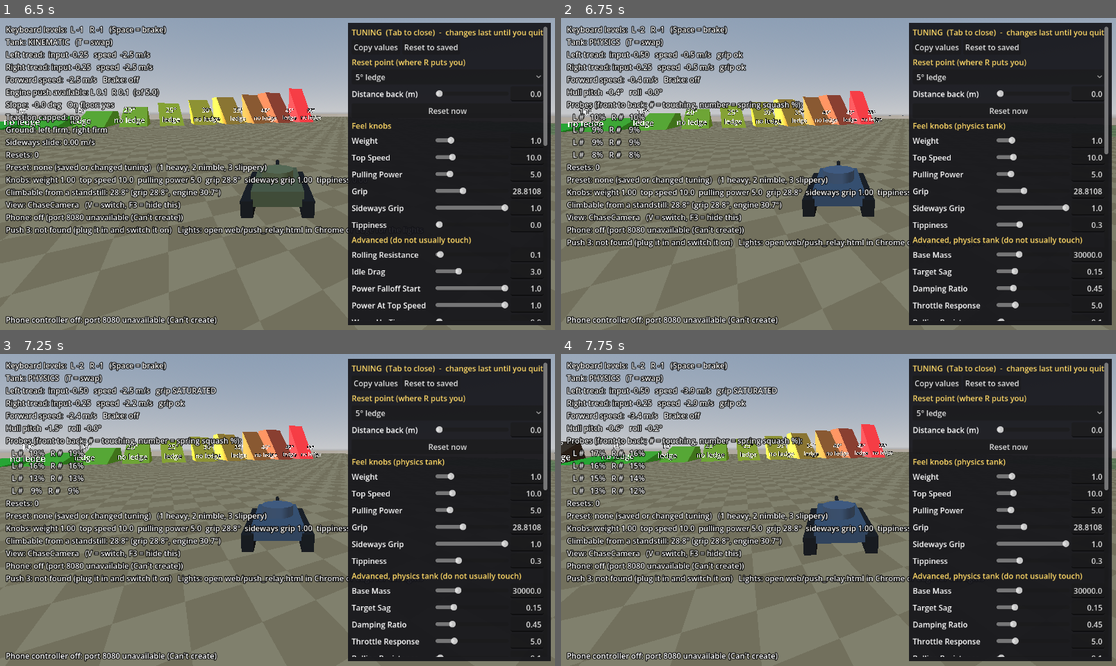
Above: before the commit, frames 1-4 (two rows, left to right).
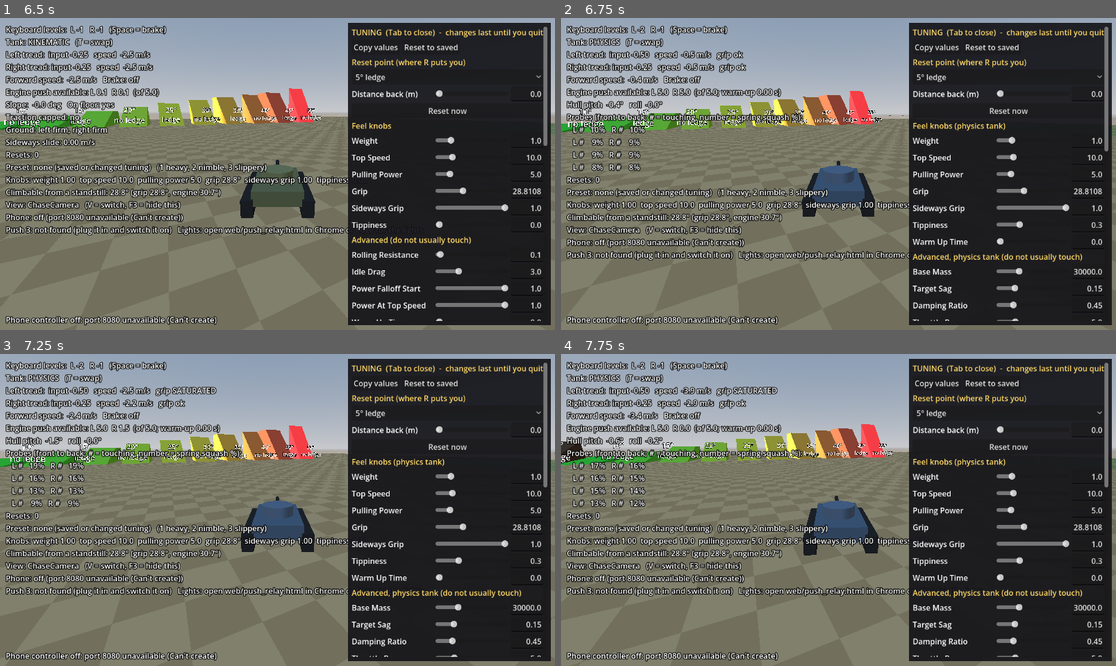
Above: after the commit, the same moments.

Repository: Kickpunch3r/tank-game
Game: Godot game, scene res://scenes/test_course.tscn
Two runs of this game, one before a commit and one after it. Both use one fixed random seed, a clock stepped at 60 frames per second and the inputs below.
Inputs (mouse positions are in pixels of both pictures, inside the frame that each line leads up to):
- Up to frame 1 (6.5 s): move the mouse to (399, 158) at 0.52 s; hold Down (driver_right_back) 0.53-1.25 s; hold Space (driver_all_stop) 0.53-1.25 s; click (399, 158) at 0.67 s; drag from (166, 189) to (249, 236) at 1.27 s; tap Enter at 2 s; move the mouse to (333, 105) at 2.02 s; hold Down (driver_right_back) 2.03-2.75 s; hold Tab (tuning_panel_toggle) 2.03-2.75 s; click "Level start" at 2.75 s; click "Level start" at 3.5 s; drag from (249, 236) to (111, 127) at 4.27 s; move the mouse to (444, 220) at 5.02 s; hold S (driver_left_back) 5.03-5.75 s; tap Z at 5.1 s; drag from (111, 127) to (194, 96) at 5.77 s
- Up to frame 2 (6.75 s): move the mouse to (866, 174) at 6.52 s; hold S (driver_left_back) from 6.53 s (still down); hold T (tank_swap) from 6.53 s (still down); click (866, 174) at 6.67 s
- Up to frame 3 (7.25 s): keep holding S (driver_left_back); keep holding T (tank_swap)
- Up to frame 4 (7.75 s): release S (driver_left_back) at 7.25 s; release T (tank_swap) at 7.25 s; drag from (755, 432) to (727, 525) at 7.27 s

Frame 1 is identical in both runs. In frame 2, 10% of the frame differs, in the area x 0-99%, y 22-98%; in frame 3, 10%; in frame 4, 10%.

Commit message:
Physics tank: warm_up_time as a feel knob
Each tread's push builds up over warm_up_time when more power is asked
for (same rule as the kinematic tank); never delays the brake. In the
physics feel knobs and the Tab panel, default off. F3 shows each tread's
available push. 3 new tests (207 total).

Co-Authored-By: Claude Opus 5.5 <noreply@anthropic.com>

Diff:
--- a/scripts/physics_tank.gd
+++ b/scripts/physics_tank.gd
@@ -47,6 +47,10 @@
 ## True if a tread wanted more push (or sideways hold) than its grip allowed.
 var left_grip_saturated: bool = false
 var right_grip_saturated: bool = false
+
+## How hard each tread's engine can push right now (left, right), in m/s per
+## second: climbs over warm_up_time when more power is asked for.
+var engine_output: Array[float] = [0.0, 0.0]
 
 var _probes: Array[RayCast3D] = []
 var _spawn_transform: Transform3D
@@ -137,8 +141,8 @@
 	right_tread_speed = _tread_speed(1.0, centre)
 	forward_speed = linear_velocity.dot(forward)
 	var tread_accel: Array[float] = [
-		_tread_accel(driver_station.left_tread, left_tread_speed, forward, gravity, delta),
-		_tread_accel(driver_station.right_tread, right_tread_speed, forward, gravity, delta),
+		_tread_accel(0, driver_station.left_tread, left_tread_speed, forward, gravity, delta),
+		_tread_accel(1, driver_station.right_tread, right_tread_speed, forward, gravity, delta),
 	]
 	var saturated: Array[bool] = [false, false]
 	var sideways_rate: float = tuning.sideways_rate()
@@ -174,7 +178,7 @@
 ## How hard one tread wants to push, in m/s per second (for its half of the
 ## mass). The same three states as the kinematic tank's treads:
 ## braking (brake held), idling (lever at 0) and driving.
-func _tread_accel(lever: float, speed: float, forward: Vector3, gravity: Vector3, delta: float) -> float:
+func _tread_accel(tread: int, lever: float, speed: float, forward: Vector3, gravity: Vector3, delta: float) -> float:
 	var strongest: float = tuning.max_drive_accel()
 	# Gravity's pull along the tank (negative = pulling it backwards, uphill).
 	var gravity_along: float = gravity.dot(forward)
@@ -184,6 +188,11 @@
 		# Chase the target speed, and hold against gravity (so the brake holds
 		# the tank on slopes and the push fades as the treads reach top speed).
 		accel = clampf((target - speed) * tuning.throttle_response - gravity_along, -strongest, strongest)
+	if driver_station.brake or lever == 0.0:
+		# The engine isn't driving this tread, so it will need to warm up again.
+		engine_output[tread] = 0.0
+	else:
+		accel = _apply_warm_up(tread, accel, lever, strongest, delta)
 	# Rolling resistance, plus idle drag with the lever at 0: never past a stop.
 	var resistance: float = tuning.rolling_resistance
 	if lever == 0.0 and not driver_station.brake:
@@ -193,6 +202,25 @@
 
 
 ## A sudden loss of speed means the tank hit something (for buzzing a phone).
+## Warm-up: when a tread's engine is asked to push the way its lever points,
+## it can only give as much as it has built up. Its output climbs toward what
+## is asked for (from nothing to full in warm_up_time seconds) and drops at
+## once. Pushes against the lever's direction (holding back to the lever's
+## speed, e.g. downhill) are not delayed. Same rule as the kinematic tank.
+func _apply_warm_up(tread: int, accel: float, lever: float, strongest: float, delta: float) -> float:
+	var asked: float = absf(accel)
+	var pushing_with_lever: bool = signf(accel) == signf(lever)
+	if tuning.warm_up_time <= 0.0 or not pushing_with_lever:
+		if pushing_with_lever:
+			engine_output[tread] = asked
+		return accel
+	if asked > engine_output[tread]:
+		engine_output[tread] = move_toward(engine_output[tread], asked, strongest / tuning.warm_up_time * delta)
+	else:
+		engine_output[tread] = asked
+	return signf(accel) * minf(asked, engine_output[tread])
+
+
 func _check_for_hit() -> void:
 	var lost: float = (_previous_velocity - linear_velocity).length()
 	var hit: bool = lost > 3.0 and _previous_velocity.length() > 1.0
@@ -216,6 +244,7 @@
 	forward_speed = 0.0
 	left_tread_speed = 0.0
 	right_tread_speed = 0.0
+	engine_output = [0.0, 0.0]
 
 
 func reset_to_spawn() -> void:
@@ -275,6 +304,8 @@
 		"Right tread: input %+.2f   speed %+5.1f m/s   grip %s" % [driver_station.right_tread,
 				right_tread_speed, "SATURATED" if right_grip_saturated else "ok"],
 		"Forward speed: %+5.1f m/s   Brake: %s" % [forward_speed, "ON" if driver_station.brake else "off"],
+		"Engine push available: L %.1f  R %.1f  (of %.1f; warm-up %.2f s)" % [
+				engine_output[0], engine_output[1], tuning.max_drive_accel(), tuning.warm_up_time],
 		"Hull pitch %+5.1f°   roll %+5.1f°" % [pitch_degrees(), roll_degrees()],
 		"Probes (front to back; # = touching, number = spring squash %):",
 	]
--- a/scripts/physics_tank_tuning.gd
+++ b/scripts/physics_tank_tuning.gd
@@ -35,6 +35,13 @@
 ## tippy). Unlike the kinematic tank's, this is real: it changes how the body
 ## rocks, leans and whether it rolls over.
 @export_range(0.0, 1.0, 0.01) var tippiness: float = 0.3
+
+## How long each tread's engine takes to warm up from nothing to full push,
+## in seconds, whenever you ask for more power. 0 = instant. From a standstill
+## or steady driving the push builds up over this time; if the tread is still
+## speeding up (the engine already pushing hard), more power comes at once.
+## Braking is never delayed. (Presets 1/2/3 don't change it.)
+@export_range(0.0, 2.0, 0.05, "or_greater") var warm_up_time: float = 0.0
 
 @export_group("Advanced (do not usually touch)")
 ## Mass of a tank of weight 1, in kilograms.
@@ -143,6 +150,7 @@
 		TankFeel.panel_row(knobs, &"grip", 0.0, 80.0, 0.5, 0.0, 89.0),
 		TankFeel.panel_row(knobs, &"sideways_grip", 0.0, 1.0, 0.01, 0.0, 1.0),
 		TankFeel.panel_row(knobs, &"tippiness", 0.0, 1.0, 0.01, 0.0, 1.5),
+		TankFeel.panel_row(knobs, &"warm_up_time", 0.0, 2.0, 0.05),
 		TankFeel.panel_row(advanced, &"base_mass", 1000.0, 100000.0, 500.0, 1.0),
 		# Fractions of the spring: 0 would be infinitely stiff.
 		TankFeel.panel_row(advanced, &"target_sag", 0.02, 0.6, 0.01, 0.01, 0.9),
--- a/tests/physics_tank_tests.gd
+++ b/tests/physics_tank_tests.gd
@@ -21,6 +21,7 @@
 	report.heading("Physics tank: rest and flat ground")
 	await _rest_test()
 	await _flat_tests()
+	await _warm_up_tests()
 	await _controls_test()
 	await _slope_tests()
 	await _ledge_steps_and_crest()
@@ -152,6 +153,69 @@
 			"turned %.0f°, %.0f°/s by the end, moved %.2f m" % [result.turned, result.rate, result.distance])
 
 
+func _warm_up_tests() -> void:
+	var instant: float = await _physics_speed_after(0.5, 0.0)
+	var warming: float = await _physics_speed_after(0.5, 0.5)
+	report.check("Warm-up 0.5 s (physics): clearly slower off the line in the first 0.5 s",
+			warming < instant * 0.7, "%.2f m/s with warm-up, %.2f without" % [warming, instant])
+	var later: float = await _physics_speed_after(3.0, 0.5)
+	var later_instant: float = await _physics_speed_after(3.0, 0.0)
+	report.check("Warm-up (physics): still reaches the same speed, just later",
+			absf(later - later_instant) < 1.5, "after 3 s: %.1f m/s with warm-up, %.1f without" % [later, later_instant])
+	var stop_without: float = await _physics_seconds_to_stop(0.0)
+	var stop_with: float = await _physics_seconds_to_stop(0.5)
+	report.check("Warm-up never delays the brake (physics)", absf(stop_with - stop_without) < 0.1,
+			"stop from full speed: %.2f s with warm-up, %.2f without" % [stop_with, stop_without])
+
+
+## A physics tank with its own copy of the tuning and the given warm-up.
+func _physics_tank_with_warm_up(warm_up: float) -> Node3D:
+	var tank: Node3D = runner.spawn_test_physics_tank(FLAT_AREA)
+	var tuning: PhysicsTankTuning = (tank.get(&"tuning") as PhysicsTankTuning).duplicate()
+	tuning.warm_up_time = warm_up
+	tank.set(&"tuning", tuning)
+	runner.watch_tank(tank)
+	return tank
+
+
+## From rest, both levers full for `seconds`; returns the forward speed.
+func _physics_speed_after(seconds: float, warm_up: float) -> float:
+	var tank: Node3D = _physics_tank_with_warm_up(warm_up)
+	var station: DriverStation = tank.get(&"driver_station")
+	station.brake = true
+	await runner.wait_physics_frames(60)
+	station.brake = false
+	for frame: int in roundi(seconds * FPS):
+		station.left_tread = 1.0
+		station.right_tread = 1.0
+		await runner.get_tree().physics_frame
+	var speed: float = tank.get(&"forward_speed")
+	await runner.remove_test_tanks()
+	return speed
+
+
+## Full speed, then brake: seconds until (nearly) stopped.
+func _physics_seconds_to_stop(warm_up: float) -> float:
+	var tank: Node3D = _physics_tank_with_warm_up(warm_up)
+	var station: DriverStation = tank.get(&"driver_station")
+	station.brake = true
+	await runner.wait_physics_frames(60)
+	station.brake = false
+	for frame: int in 5 * FPS:
+		station.left_tread = 1.0
+		station.right_tread = 1.0
+		await runner.get_tree().physics_frame
+	station.left_tread = 0.0
+	station.right_tread = 0.0
+	station.brake = true
+	var frames: int = 0
+	while absf(tank.get(&"forward_speed")) > 0.1 and frames < 600:
+		await runner.get_tree().physics_frame
+		frames += 1
+	await runner.remove_test_tanks()
+	return frames / float(FPS)
+
+
 ## Drives a fresh tank (physics or kinematic) on flat ground.
 ## turned: degrees, positive = left. sideways: metres to the tank's right.
 ## rate: degrees per second over the last second.
Not shown, changed: NOTES.md
